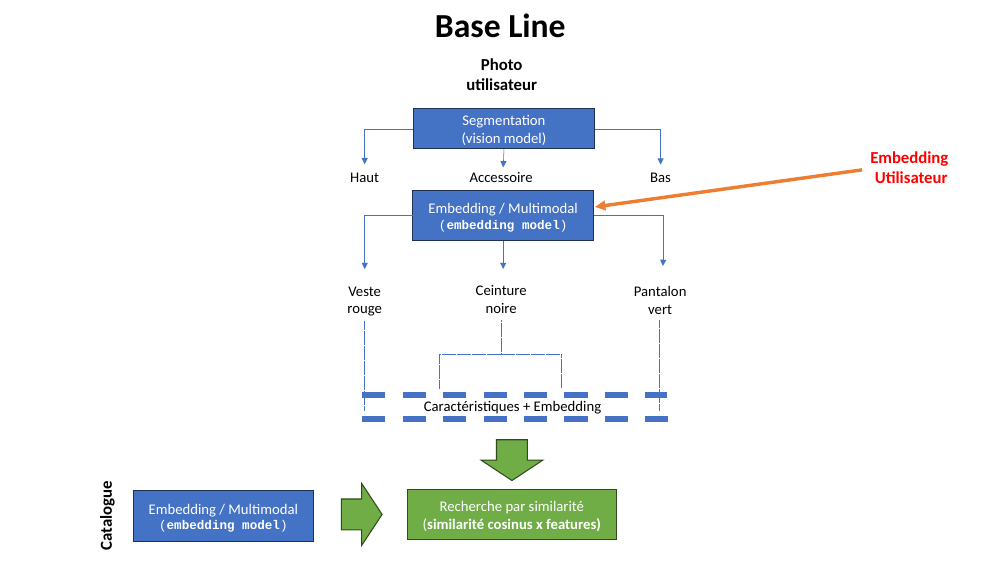
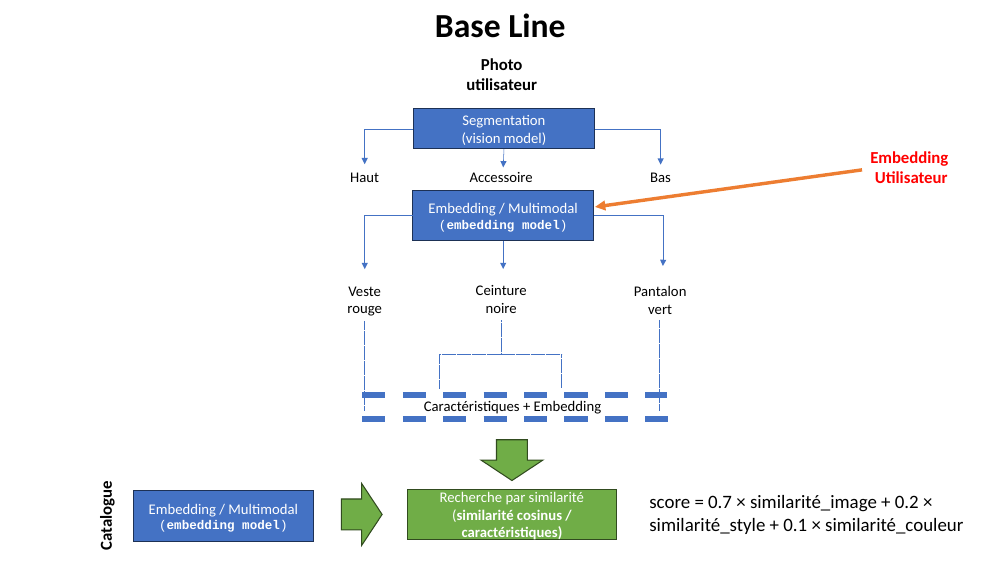
Before and after one commit to Ace4teaM/OCR-FashionInsta, a slide deck: slide 11 of POC.pptx. Drawn at 1008x567 pixels with LibreOffice and Linux fonts; fonts in the diff are those of the drawing. Boxes give left, top, right and bottom in pixels: in the first picture for what was removed or moved away, otherwise in the second. Text is boxed around its words. In the diff, an @@ line names an element or a change of style, - is before the commit and + after.

```diff
--- a/POC.pptx
+++ b/POC.pptx
@@ text in rectangle at bbox=[452, 509, 563, 542]: text changed @@
-(similarité cosinus x features)
+(similarité cosinus / caractéristiques)
@@ text added at bbox=[649, 495, 963, 534], 18 pt, text #000000 @@
+score = 0.7 × similarité_image + 0.2 × similarité_style + 0.1 × similarité_couleur
```
Also in this commit, not shown: 13 other slides changed, 2 slides added, 4 slides removed, 2 other files.
